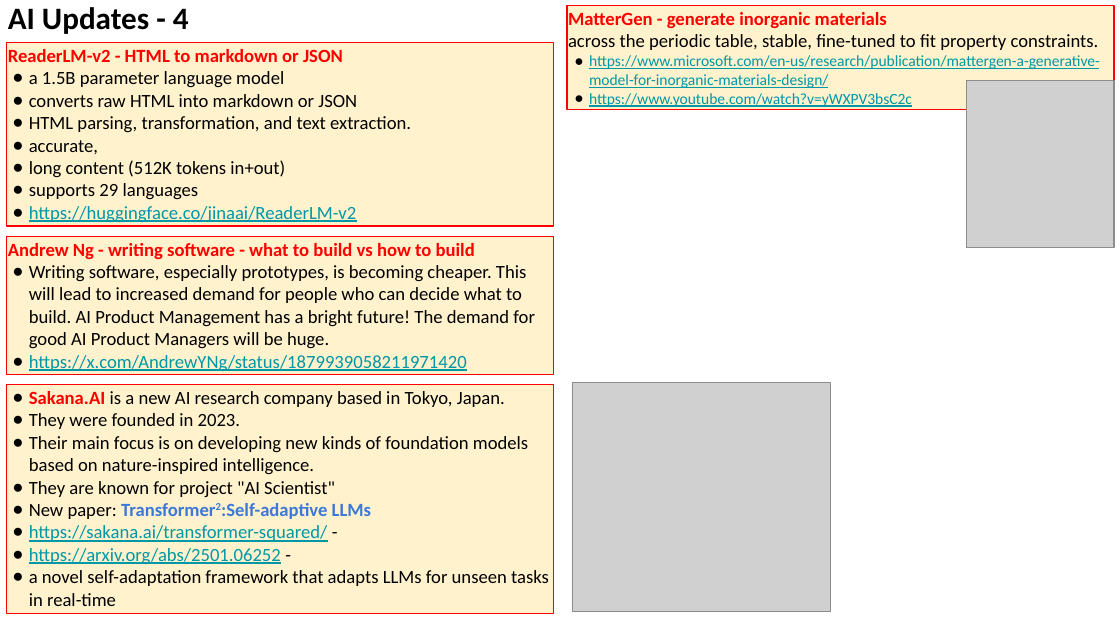
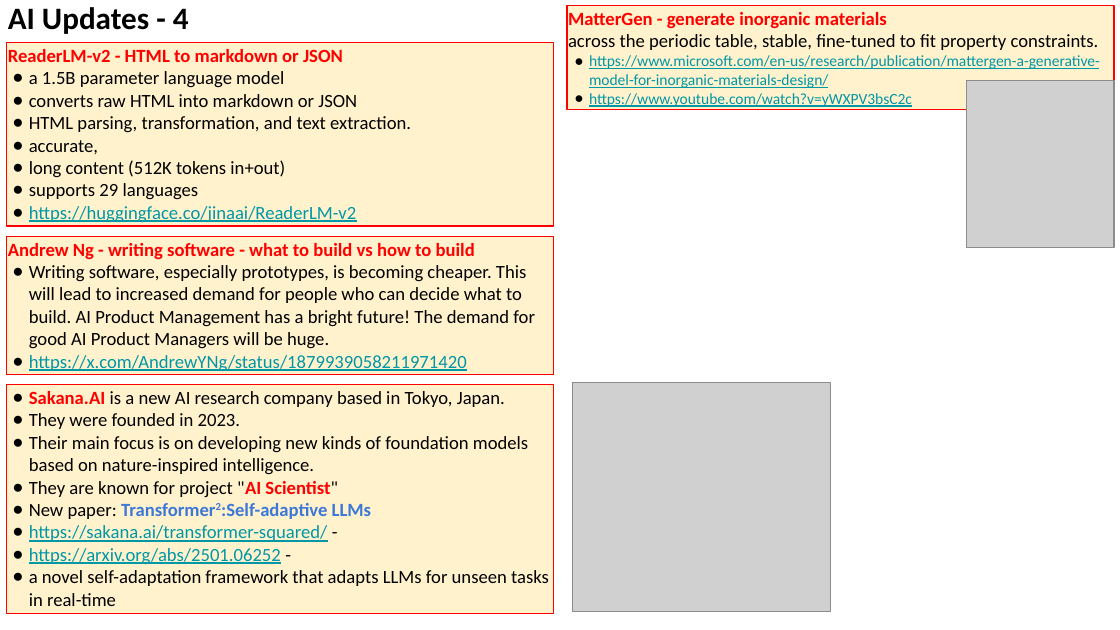
Before and after one commit to lselector/seminar, a slide deck: slide 6 of 2025/2025-01-17-AI-Updates.pptx. Drawn at 1120x630 pixels with LibreOffice and Linux fonts; fonts in the diff are those of the drawing; grey boxes stand for pictures. Boxes give left, top, right and bottom in pixels: in the first picture for what was removed or moved away, otherwise in the second. Text is boxed around its words. In the diff, an @@ line names an element or a change of style, - is before the commit and + after.

```diff
--- a/2025/2025-01-17-AI-Updates.pptx
+++ b/2025/2025-01-17-AI-Updates.pptx
@@ text in rectangle at [29,481,338,498]: text colour #000000 to #FF0000, bold on in ""AI Scientist"" @@
```
Also in this commit, not shown: 4 other slides changed.
